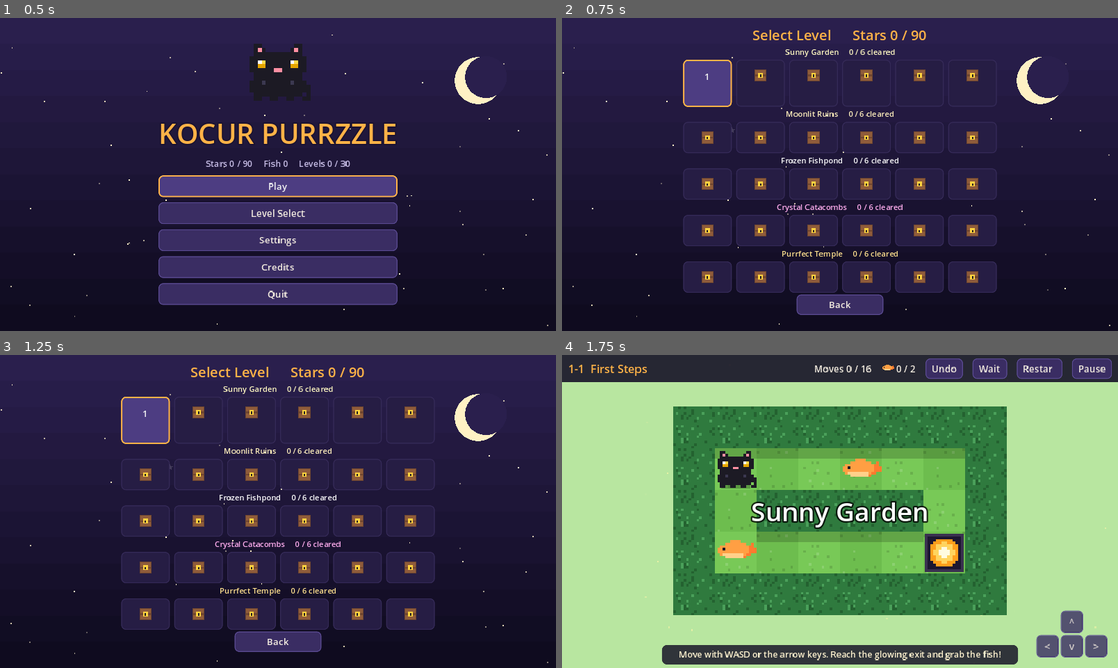
Above: before the commit, frames 1-4 (two rows, left to right).
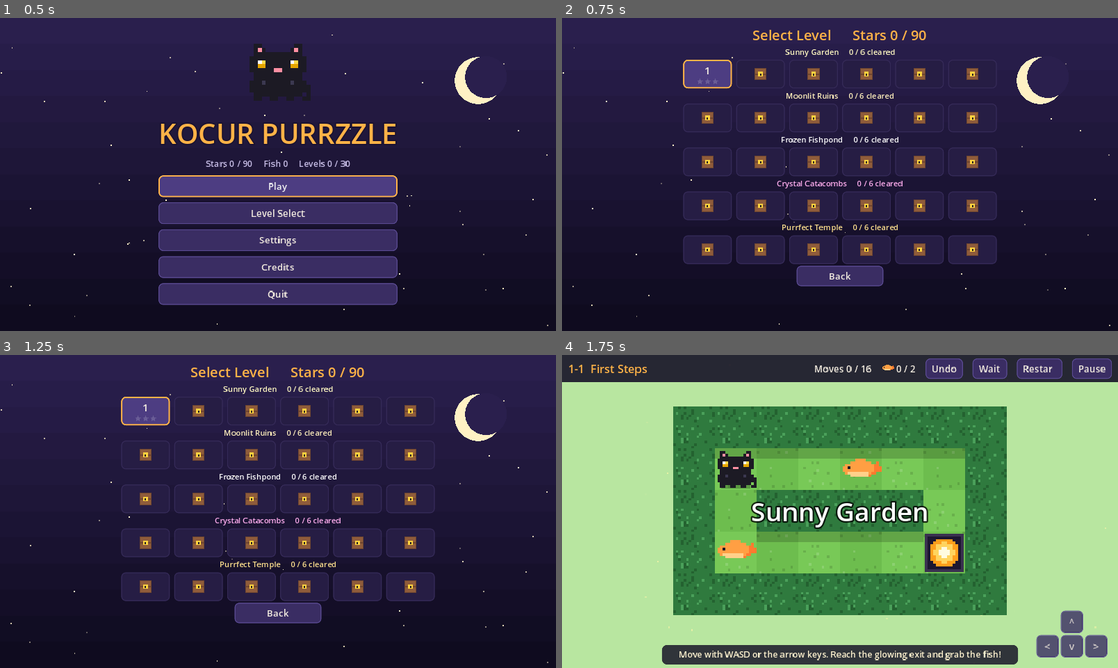
Above: after the commit, the same moments.

Repository: ciernykocursmart/Kocur-Neon-Heist
Game: Godot game, scene res://scripts/main.tscn
Same seed, same stepped clock (60 frames per second), same inputs: the game is played once before the commit and once after it.
Inputs:
- Up to frame 1 (0.5 s): no input
- Up to frame 2 (0.75 s): click "Level Select" at 0.5 s
- Up to frame 3 (1.25 s): no input
- Up to frame 4 (1.75 s): click "1" at 1.25 s

Frame 1 is identical in both runs. In frame 2, 15% of the frame differs, in the area x 21-79%, y 15-95%; in frame 3, 15%; in frame 4, nothing differs.

Commit message:
Kocur Purrzzle 1.0.3: Microsoft Store kit (msix tooling, listing, screenshots, art); fix Level Select star overlap
Co-Authored-By: Claude Opus 5.5 <noreply@anthropic.com>
Claude-Session: https://claude.ai/code/session_01KHWVX258KbDzWB8rEag6dU

Diff:
--- a/kocur-purrzzle/project.godot
+++ b/kocur-purrzzle/project.godot
@@ -4,7 +4,7 @@
 
 config/name="Kocur Purrzzle"
 config/description="A cozy pixel-art push-block puzzle game starring a small black cat."
-config/version="1.0.2"
+config/version="1.0.3"
 run/main_scene="res://scripts/main.tscn"
 config/features=PackedStringArray("4.3", "GL Compatibility")
 config/icon="res://icon.svg"
--- a/kocur-purrzzle/scripts/main.gd
+++ b/kocur-purrzzle/scripts/main.gd
@@ -257,8 +257,14 @@
 				continue
 			var unlocked := SaveData.is_unlocked(i)
 			var b := Button.new()
-			b.custom_minimum_size = Vector2(112, 72)
-			b.text = ("%d\n " % (i + 1)) if unlocked else ""
+			b.custom_minimum_size = Vector2(112, 66)
+			b.text = ""
+			if unlocked:
+				var num := _label("%d" % (i + 1), 24)
+				num.size = Vector2(112, 34)
+				num.position = Vector2(0, 6)
+				num.mouse_filter = Control.MOUSE_FILTER_IGNORE
+				b.add_child(num)
 			b.alignment = HORIZONTAL_ALIGNMENT_CENTER
 			b.vertical_icon_alignment = VERTICAL_ALIGNMENT_TOP
 			b.disabled = not unlocked
@@ -269,12 +275,11 @@
 					Sfx.play("click")
 					start_level(i))
 				var sr := StarRow.new(SaveData.stars(i), 16)
-				sr.set_anchors_and_offsets_preset(Control.PRESET_CENTER_BOTTOM)
-				sr.position = Vector2(112 / 2.0 - sr.custom_minimum_size.x / 2.0, 46)
+				sr.position = Vector2(112 / 2.0 - sr.custom_minimum_size.x / 2.0, 42)
 				b.add_child(sr)
 			else:
 				var lk := _tex("locked", 28)
-				lk.position = Vector2(112 / 2.0 - 14, 22)
+				lk.position = Vector2(112 / 2.0 - 14, 19)
 				b.add_child(lk)
 			row.add_child(b)
 			if i == first_open and unlocked:
--- /dev/null
+++ b/kocur-purrzzle/tests/store_shots.gd
@@ -0,0 +1,50 @@
+extends SceneTree
+# Store screenshots at 1920x1080. Output: store/screenshots/ (store/ has .gdignore, so the folder must exist)
+# xvfb-run -a -s "-screen 0 1920x1080x24" godot --path . --rendering-driver opengl3 --resolution 1920x1080 -s res://tests/store_shots.gd
+func _initialize() -> void:
+	var S = root.get_node("SaveData")
+	S.path = "user://store_shots_save.json"
+	DirAccess.remove_absolute(S.path)
+	S.load_game()
+	S.data.seen_tutorial = true
+	S.data.settings.pad = false
+	for i in 14:
+		var ft: int = Puzzle.new(Levels.LIST[i].rows).fish_total
+		S.record(i, Levels.par(i), ft if i % 3 != 1 else 0, ft)
+	var main = load("res://scripts/main.tscn").instantiate()
+	root.add_child(main)
+	await process_frame
+	var out := ProjectSettings.globalize_path("res://store/screenshots/")
+	DirAccess.make_dir_recursive_absolute(out)
+	main.show_menu()
+	await _shot(out + "01_main_menu.png", 0.5)
+	var letters := {"U": "up", "D": "down", "L": "left", "R": "right", "W": "wait"}
+	# [level index, steps of the stored solution to play first, file name]
+	var plan := [[2, 6, "02_sunny_garden"], [5, 20, "03_sunflower_maze"], [11, 14, "04_moonlit_ruins"], [15, 5, "05_frozen_fishpond"], [23, 6, "06_crystal_catacombs"], [28, 9, "07_warp_vault"], [29, 12, "08_purrfect_finale"]]
+	for p in plan:
+		main.start_level(p[0])
+		await create_timer(2.3).timeout
+		var path: String = Levels.pars()[str(p[0])].fishpath
+		if path == "":
+			path = Levels.pars()[str(p[0])].path
+		for k in mini(p[1], path.length() - 1):
+			if path[k] == "W":
+				main.wait_beat()
+			else:
+				main.try_move(letters[path[k]])
+			main.board.snap()
+		await _shot(out + p[2] + ".png", 0.6)
+	main.start_level(6)
+	await create_timer(0.3).timeout
+	for ch in Levels.pars()["6"].fishpath:
+		main.try_move(letters[ch])
+		main.board.snap()
+	await _shot(out + "09_level_complete.png", 1.6)
+	main.show_select()
+	await _shot(out + "10_level_select.png", 0.5)
+	DirAccess.remove_absolute(S.path)
+	quit()
+
+func _shot(path: String, wait: float) -> void:
+	await create_timer(wait).timeout
+	root.get_texture().get_image().save_png(path)
Not shown, changed: kocur-purrzzle/export_presets.cfg
Not shown, added: kocur-purrzzle/screenshots/.gdignore
Not shown, removed: kocur-purrzzle/screenshots/01_menu.png.import
Not shown, removed: kocur-purrzzle/screenshots/level_01.png.import
Not shown, removed: kocur-purrzzle/screenshots/level_03.png.import
Not shown, removed: kocur-purrzzle/screenshots/level_09.png.import
Not shown, removed: kocur-purrzzle/screenshots/level_13.png.import
Not shown, removed: kocur-purrzzle/screenshots/level_14.png.import
Not shown, removed: kocur-purrzzle/screenshots/level_18.png.import
Not shown, removed: kocur-purrzzle/screenshots/level_21.png.import
Not shown, removed: kocur-purrzzle/screenshots/level_23.png.import
Not shown, removed: kocur-purrzzle/screenshots/level_27.png.import
(and 30 more such lines)
